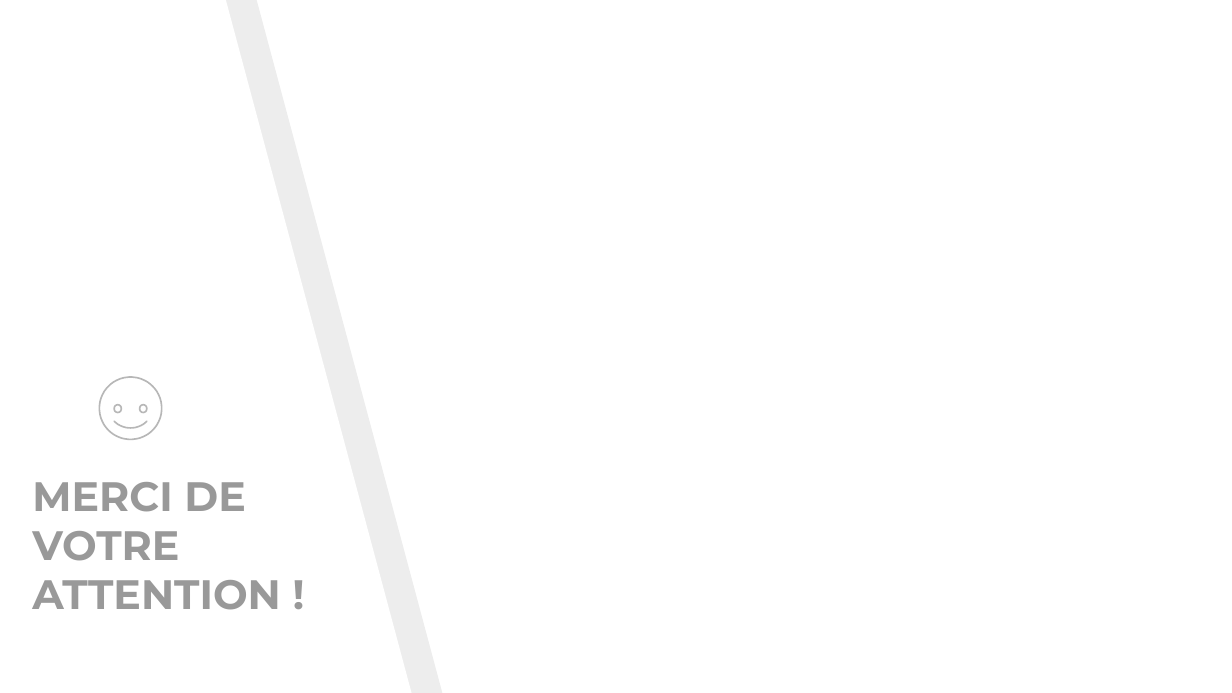
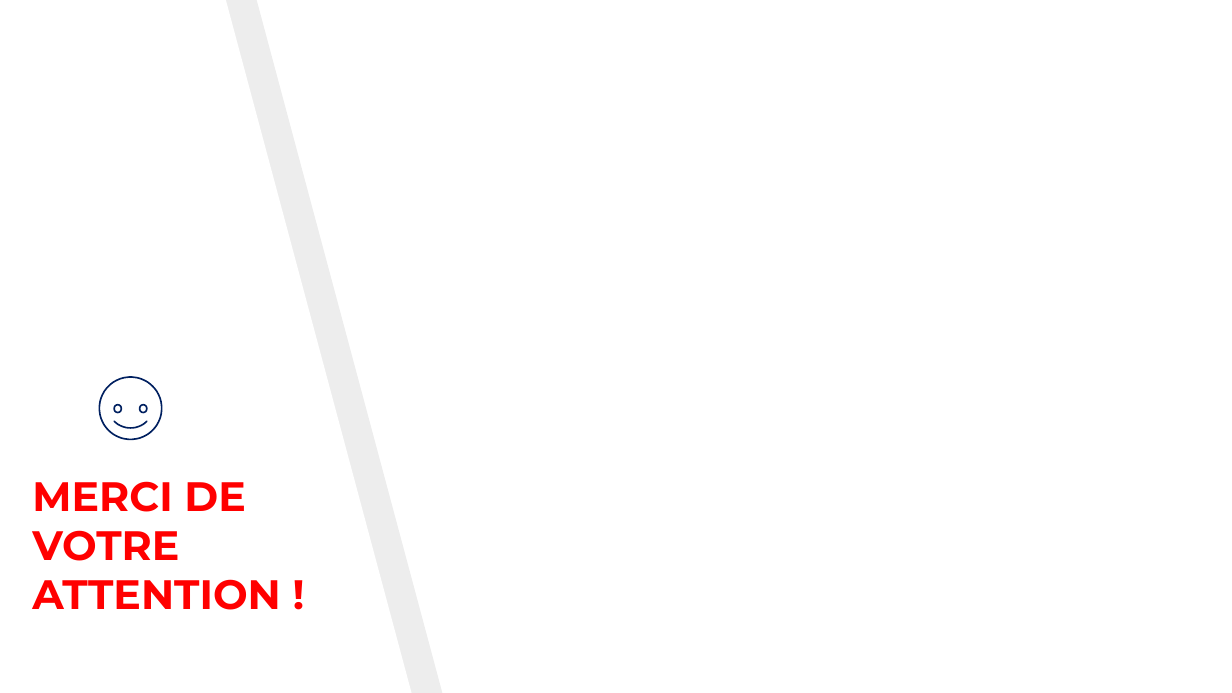
Before and after one commit to JeanPhilippeFall/projet_esp, a slide deck: slide 37 of Présentation DUT.pptx. Drawn at 1232x693 pixels with LibreOffice and Linux fonts; fonts in the diff are those of the drawing; background and template pictures are left out. Boxes give left, top, right and bottom in pixels: in the first picture for what was removed or moved away, otherwise in the second. Text is boxed around its words. In the diff, an @@ line names an element or a change of style, - is before the commit and + after.

```diff
--- a/Présentation DUT.pptx
+++ b/Présentation DUT.pptx
@@ title "MERCI DE VOTRE ATTENTION !" at (32, 481, 281, 610): text colour #999999 to #FF0000 @@
@@ outline #B7B7B7 0.96 pt to #002060 0.96 pt in 4 elements at (100, 377, 163, 440), (139, 405, 147, 413), (115, 405, 122, 413), (115, 421, 148, 428) @@
```
Also in this commit, not shown: 20 other slides changed, 1 slide added, 1 slide removed.
